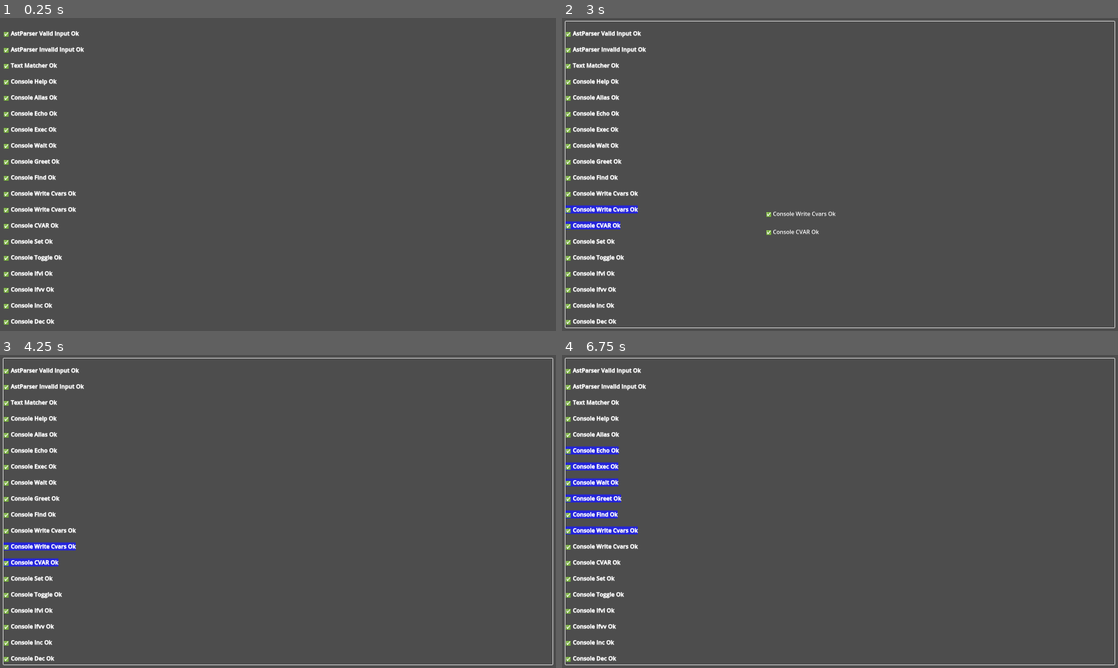
Above: before the commit, frames 1-4 (two rows, left to right).
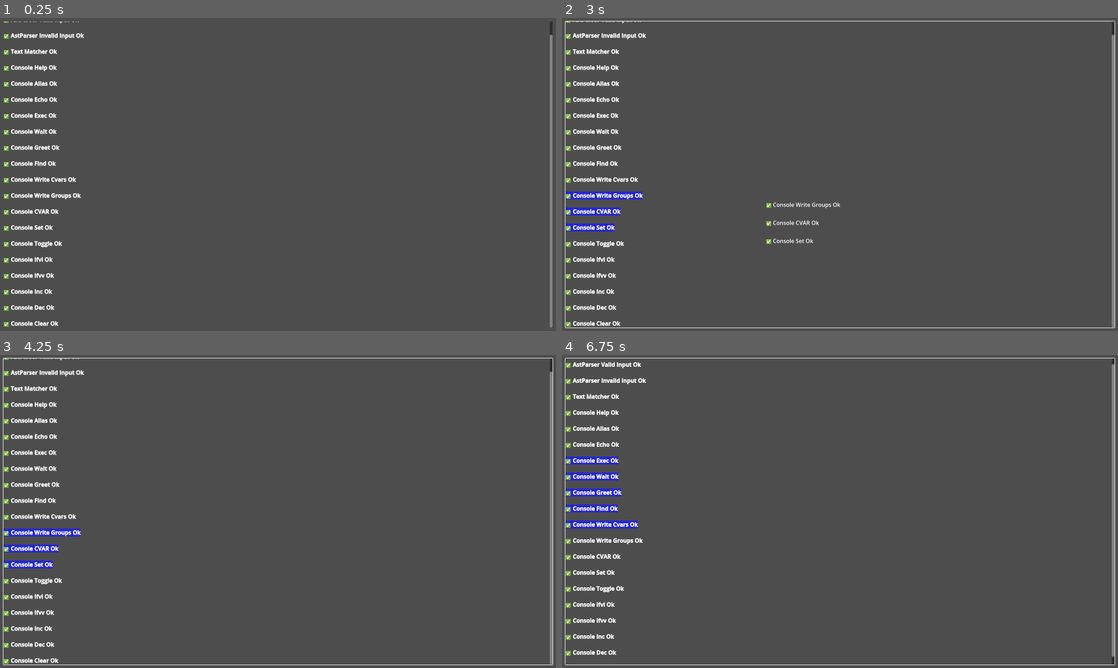
Above: after the commit, the same moments.

Repository: raub/gsom_console
Game: Godot game, scene res://test.tscn
Same seed, same stepped clock (60 frames per second), same inputs: the game is played once before the commit and once after it. This scene is started directly instead of the project's main scene.
Inputs (mouse positions are in pixels of both pictures, inside the frame that each line leads up to):
- Up to frame 1 (0.25 s): no input
- Up to frame 2 (3 s): tap Enter at 0.5, 2, 2.1 s; move the mouse to (962, 158) at 0.52 s; hold Right 0.53-1.25 s; tap Tab at 0.6 s; click (962, 158) at 0.67 s; tap Space at 0.77, 1.25, 2.75 s; drag from (728, 190) to (812, 237) at 1.27 s; move the mouse to (895, 105) at 2.02 s; hold Right 2.03-2.75 s; drag from (812, 237) to (673, 127) at 2.77 s
- Up to frame 3 (4.25 s): move the mouse to (444, 558) at 3.52 s; hold Left from 3.53 s (still down); tap Delete at 3.6 s; tap Space at 3.77 s
- Up to frame 4 (6.75 s): release Left at 4.25 s; tap Enter at 4.25 s; drag from (673, 464) to (756, 433) at 4.27 s; tap Space at 5 s; move the mouse to (867, 511) at 5.02 s; hold Down 5.03-5.75 s; tap Ctrl at 5.1 s; click (867, 511) at 5.17 s; drag from (756, 433) to (728, 527) at 5.77 s; move the mouse to (962, 495) at 6.52 s; hold Up from 6.53 s (still down); tap 0 at 6.6 s

The runs differ from the first frame. In frame 1, 3.6% of the frame differs, in the area x 0-100%, y 1-99%; in frame 2, 4.5%; in frame 3, 4.1%; in frame 4, 5.8%.

Commit message:
Adjust docs

Diff:
--- a/test.gd
+++ b/test.gd
@@ -24,6 +24,7 @@
 	__test_console_ifvv()
 	__test_console_inc()
 	__test_console_dec()
+	__test_console_clear()
 
 #region Test Helpers
 
@@ -421,7 +422,7 @@
 		GsomConsole.log_text.contains("exec") and
 		GsomConsole.log_text.contains("write_cvars")
 	):
-		desc.push_ok(["finds the requested commands"])
+		desc.push_ok(["found the requested commands"])
 	else:
 		desc.push_error(["did not find 'exec' and ''"])
 
@@ -447,7 +448,7 @@
 
 	var content: String = file.get_as_text(true)
 	if content.contains("test_write_cvar test-text"):
-		desc.push_ok(["writes cvars to file"])
+		desc.push_ok(["wrote cvars to file"])
 	else:
 		desc.push_error(["cvars not written to file", OS.get_data_dir()])
 
@@ -455,12 +456,13 @@
 
 
 func __test_console_write_groups() -> void:
-	var desc := Describe.new("Console Write Cvars", __label)
+	var desc := Describe.new("Console Write Groups", __label)
 
 	DirAccess.remove_absolute("user://test_write_groups.cfg")
 
 	GsomConsole.register_cvar("test_write_groups", "test-text")
 	GsomConsole.submit("alias alias_write_groups test_write_groups")
+	GsomConsole.submit("bind t alias_write_groups")
 
 	GsomConsole.submit("write_groups test_write_groups.cfg")
 	var file: FileAccess = FileAccess.open(
@@ -477,11 +479,12 @@
 	var content: String = file.get_as_text(true)
 	if (
 		content.contains("test_write_cvar test-text") and
+		content.contains("bind t \"alias_write_groups\"") and
 		content.contains("alias alias_write_groups \"test_write_groups\"")
 	):
-		desc.push_ok(["writes cvars to file"])
-	else:
-		desc.push_error(["cvars not written to file", OS.get_data_dir()])
+		desc.push_ok(["wrote groups to file"])
+	else:
+		desc.push_error(["groups not written to file", OS.get_data_dir()])
 
 	desc.flush()
 
@@ -715,6 +718,19 @@
 		desc.push_ok(["str variable has been decremented"])
 	else:
 		desc.push_error(["str variable not decremented"])
+
+	desc.flush()
+
+func __test_console_clear() -> void:
+	var desc := Describe.new("Console Clear", __label)
+
+	GsomConsole.submit("echo test test test")
+	GsomConsole.clear()
+
+	if GsomConsole.log_text == "":
+		desc.push_ok(["log cleared"])
+	else:
+		desc.push_error(["log not cleared"])
 
 	desc.flush()
 
Not shown, changed: addons/gsom_console/tools/ast_parser.gd
Not shown, changed: README.md
